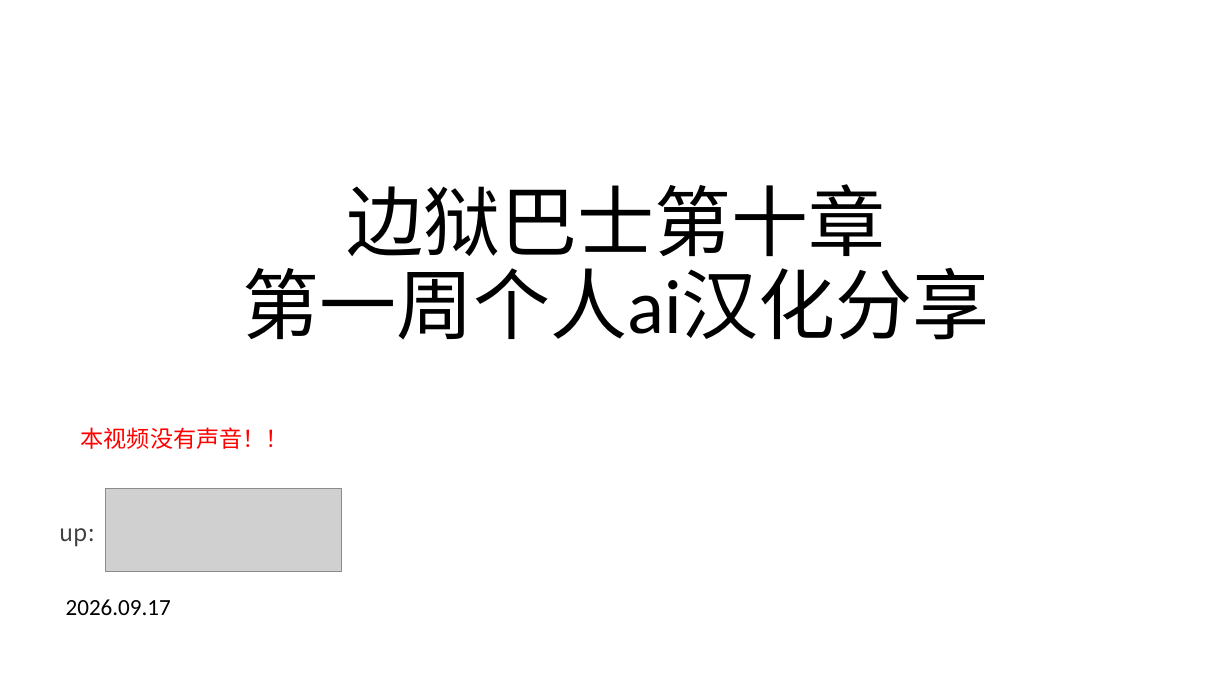
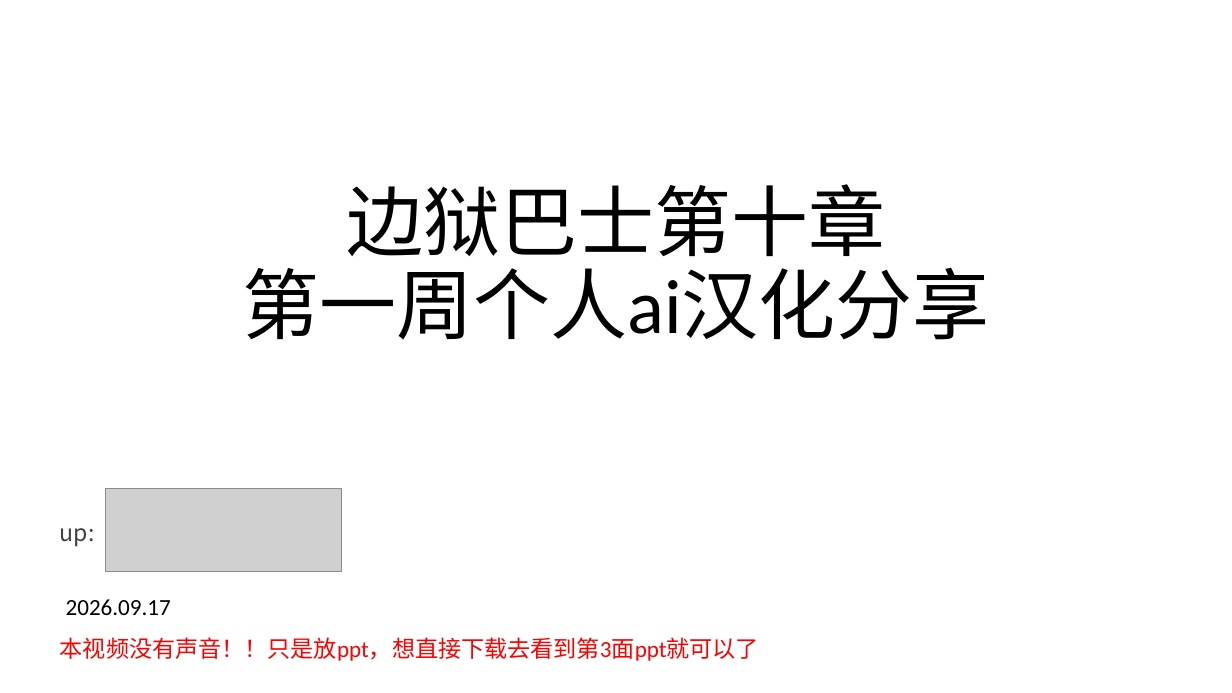
Before and after one commit to haool871/Limbus-Company-Chapter-10-Week-1-Chinese-Localization-Share, a slide deck: slide 1 of docs/边狱巴士第十章.pptx. Drawn at 1232x693 pixels with LibreOffice and Linux fonts; fonts in the diff are those of the drawing; grey boxes stand for pictures. Boxes give left, top, right and bottom in pixels: in the first picture for what was removed or moved away, otherwise in the second. Text is boxed around its words. In the diff, an @@ line names an element or a change of style, - is before the commit and + after.

```diff
--- a/docs/边狱巴士第十章.pptx
+++ b/docs/边狱巴士第十章.pptx
@@ text at box(60, 637, 759, 661): text changed @@
-本视频没有声音！！
+本视频没有声音！！只是放ppt，想直接下载去看到第3面ppt就可以了
```
Also in this commit, not shown: 2 other slides changed.
